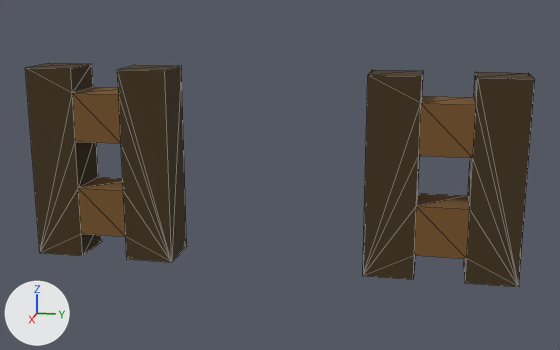
Renders of the OBJ model assets/buildings/walls/wall_without_door.obj from each side of a commit.
The view is the same before and after, from a camera (50 mm lens) standing at (3.03, 0.65, 1.13) and looking at (0.0, 0.04, 0.37). The lights are fixed; the arrows at lower left show +X, +Y and +Z. Mesh edges are drawn as thin lines. Where no turn or scale is listed for an object, it has been applied to the vertices. Vertices at the same position are counted once.

The first picture shows 'Untitled'.
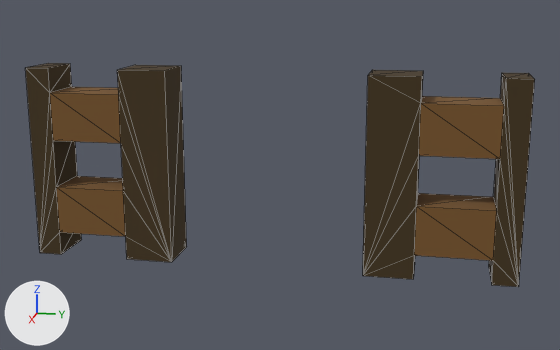
Commit message: walls updated

Changed parts and their boxes (x1, y1, x2, y2) in the pictures (560 x 350 px; the box of a moved part takes in the faces that stretch with it):
```json
{"part": 1, "of": "me_untitled", "change": "moved or reshaped", "before": [26, 63, 126, 256], "after": [26, 63, 126, 254]}
{"part": 2, "of": "me_untitled", "change": "moved or reshaped", "before": [414, 72, 535, 287], "after": [414, 73, 535, 287]}
```

The change, as JSON lines over the scene's bpy script:
```json
{"block": "me_untitled", "where": "me_untitled.from_pydata(...)  # 64 vertices, 128 faces; spans x -0.1..0.1, y -1.0..1.0, z 0.0..0.8"}
{"block": "me_untitled", "where": "# used by ob_untitled; location = (0.0, 0.0, 0.0)"}
{"block": "me_untitled", "change": "me_untitled part 1: all 12 vertices in x -0.1..0.1, y -0.8, z 0.0..0.8 are moved by (0.0, -0.1, 0.0)"}
{"block": "me_untitled", "change": "me_untitled part 2: all 12 vertices in x -0.1..0.1, y 0.8, z 0.0..0.8 are moved by (0.0, 0.1, 0.0)"}
```
